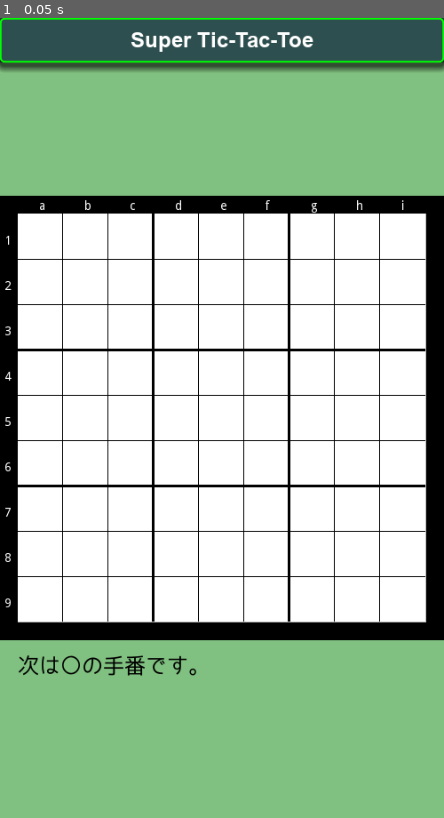
Above: before the commit, frame 1.
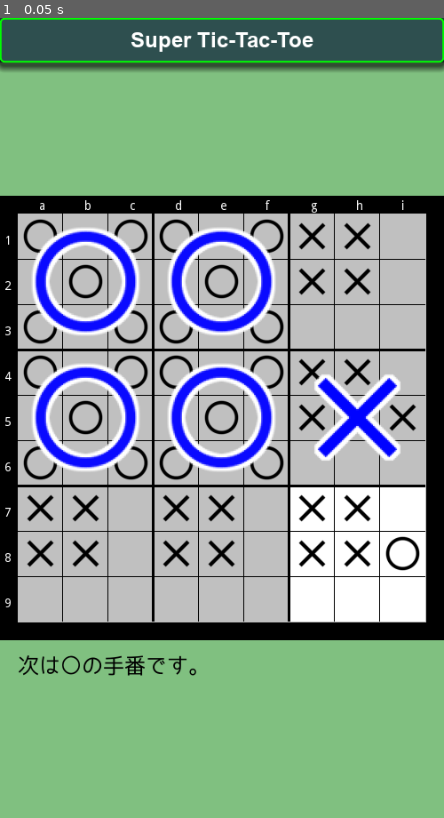
Above: after the commit, the same moment.

Repository: vivisuke/SuperTicTacToe
Game: Godot game, scene res://MainScene.tscn
Same seed, same stepped clock (60 frames per second), same inputs: the game is played once before the commit and once after it.
Inputs:
- Up to frame 1 (0.05 s): no input

The runs differ from the first frame. In frame 1, 38% of the frame differs, in the area x 4-96%, y 24-76%.

Commit message:
0017 ◎ C 12/27 12/28 0.001│ToDo│指定位置着手関数 put(x, y, color) 実装

Diff:
--- a/SuperTicTacToe/MainScene.tscn
+++ b/SuperTicTacToe/MainScene.tscn
@@ -132,25 +132,25 @@
 format = 1
 tile_data = PoolIntArray( 131074, 0, 0 )
 
+[node name="Grid" type="ColorRect" parent="Board"]
+margin_right = 500.0
+margin_bottom = 500.0
+color = Color( 1, 1, 1, 0 )
+script = ExtResource( 9 )
+
 [node name="TileMapLocal" type="TileMap" parent="Board"]
 position = Vector2( 20, 20 )
 tile_set = SubResource( 2 )
 cell_size = Vector2( 51, 51 )
 format = 1
-tile_data = PoolIntArray( 0, 1, 0, 2, 1, 0, 3, 1, 0, 5, 1, 0 …(228 unchanged characters)… 2148, 1, 0, 262150, 0, 0, 262151, 0, 0, 327680, 1, 0, 327682, 1, 0, 327683, 1, 0, 327685, 1, 0, 393216, 0, 0, 393217, 0, 0, 393219, 0, 0, 393220, 0, 0, 393222, 0, 0, 393223, 0, 0, 458752, 0, 0, 458753, 0, 0, 458755, 0, 0, 458756, 0, 0, 458758, 0, 0, 458759, 0, 0 )
+tile_data = PoolIntArray( 0, 1, 0, 2, 1, 0, 3, 1, 0, 5, 1, 0 …(228 unchanged characters)… 2148, 1, 0, 262150, 0, 0, 262151, 0, 0, 262152, 0, 0, 327680, 1, 0, 327682, 1, 0, 327683, 1, 0, 327685, 1, 0, 393216, 0, 0, 393217, 0, 0, 393219, 0, 0, 393220, 0, 0, 393222, 0, 0, 393223, 0, 0, 458752, 0, 0, 458753, 0, 0, 458755, 0, 0, 458756, 0, 0, 458758, 0, 0, 458759, 0, 0, 458760, 1, 0 )
 
 [node name="TileMapGlobal" type="TileMap" parent="Board"]
 position = Vector2( 20, 20 )
 tile_set = SubResource( 3 )
 cell_size = Vector2( 153, 153 )
 format = 1
-tile_data = PoolIntArray( 0, 1, 0, 1, 1, 0, 65536, 1, 0, 65537, 1, 0 )
-
-[node name="Grid" type="ColorRect" parent="Board"]
-margin_right = 500.0
-margin_bottom = 500.0
-color = Color( 1, 1, 1, 0 )
-script = ExtResource( 9 )
+tile_data = PoolIntArray( 0, 1, 0, 1, 1, 0, 65536, 1, 0, 65537, 1, 0, 65538, 0, 0 )
 
 [node name="MessLabel" type="Label" parent="."]
 margin_left = 20.0
--- a/SuperTicTacToe/project.godot
+++ b/SuperTicTacToe/project.godot
@@ -12,7 +12,7 @@
 
 config/name="Super Tic Tac Toe"
 run/main_scene="res://MainScene.tscn"
-config/icon="res://icon.png"
+config/icon="res://images/tic-tac-toe.png"
 
 [display]
 
--- a/SuperTicTacToe/scripts/MainScene.gd
+++ b/SuperTicTacToe/scripts/MainScene.gd
@@ -3,9 +3,12 @@
 const N_VERT = 9
 const N_HORZ = 9
 const NEXT_LOCAL_BOARD = 0
+const MARU = 1
+const BATSU = 0
 
 func _ready():
-	init_board()
+	#init_board()
+	#put(2, 2, MARU)
 	pass # Replace with function body.
 
 func init_board():
@@ -17,3 +20,12 @@
 			$Board/TileMapBG.set_cell(x, y, NEXT_LOCAL_BOARD)
 			$Board/TileMapGlobal.set_cell(x, y, -1)
 	pass
+
+func put(x, y, col):
+	$Board/TileMapLocal.set_cell(x, y, col)
+	var x3 : int = x % 3
+	var y3 : int = y % 3
+	for gy in range(N_VERT/3):
+		for gx in range(N_HORZ/3):
+			var c = NEXT_LOCAL_BOARD if gx == x3 && gy == y3 else -1
+			$Board/TileMapBG.set_cell(gx, gy, c)
Binary file added: SuperTicTacToe/images/tic-tac-toe.png
Not shown, added: SuperTicTacToe/images/tic-tac-toe.png.import
Not shown, changed: SuperTicTacToe.spr
